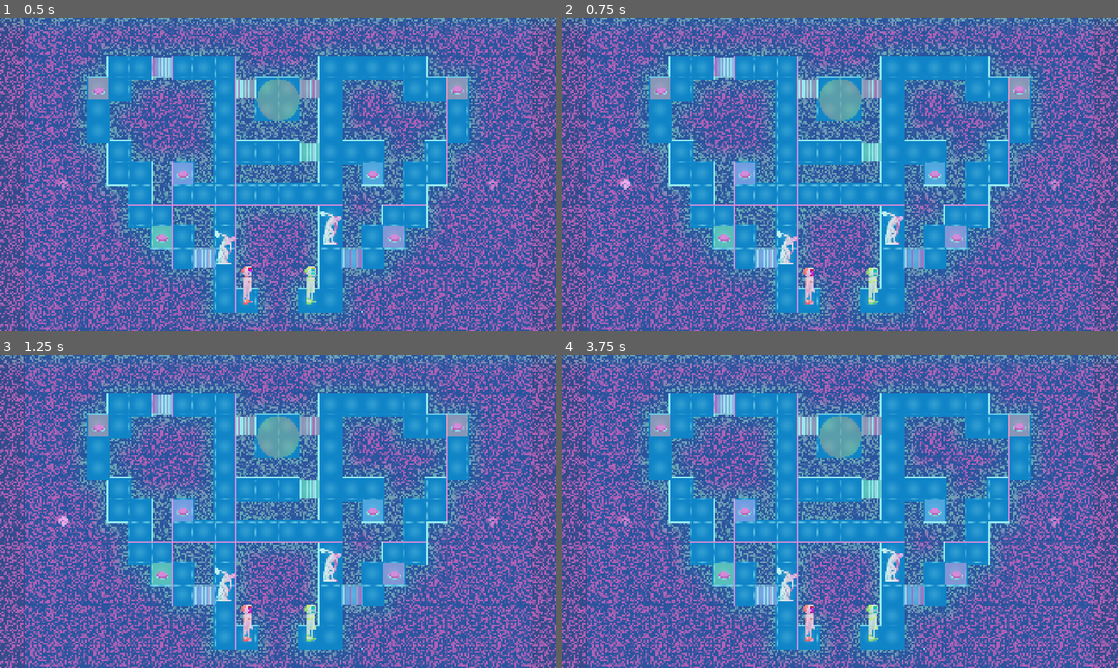
Above: before the commit, frames 1-4 (two rows, left to right).
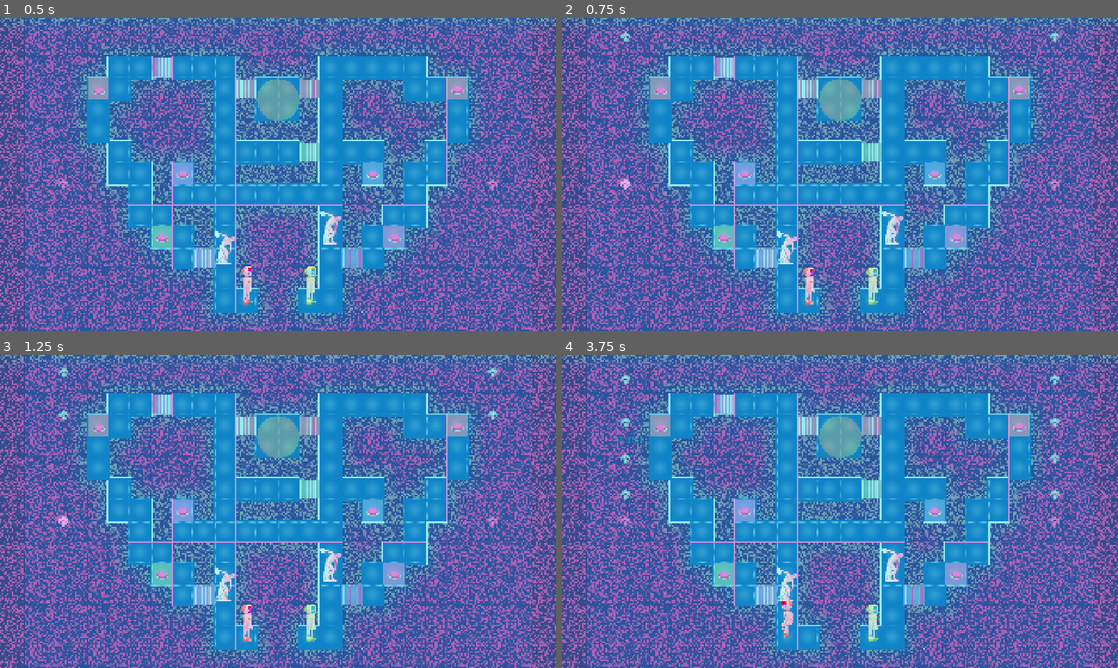
Above: after the commit, the same moments.

Repository: KoalMCasler/AGJG
Game: Godot game, scene res://Scenes/Level6.tscn
Two runs of this game, one before a commit and one after it. Both use one fixed random seed, a clock stepped at 60 frames per second and the inputs below. This scene is started directly instead of the project's main scene. Sound files missing from this copy of the repository are replaced by a short silence.
Inputs:
- Up to frame 1 (0.5 s): no input
- Up to frame 2 (0.75 s): hold D (P1right) from 0.53 s (still down); tap Down (P2down) at 0.6 s
- Up to frame 3 (1.25 s): keep holding D (P1right)
- Up to frame 4 (3.75 s): release D (P1right) at 1.28 s; hold S (P1down) 1.28-2.03 s; tap one key every 0.75 s from 1.35 s: Left (P2left) Right (P2right) Up (P2up) Down (P2down); hold D (P1right) 2.03-2.78 s; hold W (P1up) 2.78-3.53 s; hold A (P1left) from 3.53 s (still down)

Frame 1 is identical in both runs. In frame 2, less than 0.1% of the frame differs, in the area x 10-90%, y 4-8%; in frame 3, 0.1%; in frame 4, 0.7%, in the area x 9-90%, y 6-92%.
Error before the commit: Invalid access to property or key 'player1Input' on a base object of type 'Nil'. (res://Scripts/PlayerController.gd:67)

Commit message:
Update Level6.tscn

Diff:
--- a/agj-coop-game/Scenes/Level6.tscn
+++ b/agj-coop-game/Scenes/Level6.tscn
@@ -1,6 +1,6 @@
 [gd_scene format=4 uid="uid://hccef6tra2ct"]
 
-[ext_resource type="Script" uid="uid://pd23k6dwtqb2" path="res://Scripts/End.gd" id="1_sxy6w"]
+[ext_resource type="Script" uid="uid://b7mw7bssy0w8o" path="res://Scripts/Game.gd" id="1_sxy6w"]
 [ext_resource type="TileSet" uid="uid://b60c72cv08et2" path="res://visual_assets/tile_set_wall_floor.tres" id="2_d2hsu"]
 [ext_resource type="PackedScene" uid="uid://b2jn4kd2p6c1v" path="res://visual_assets/player-visual.tscn" id="3_sxy6w"]
 [ext_resource type="PackedScene" uid="uid://ccdaqjl36744o" path="res://Scenes/Conductor.tscn" id="4_qok1m"]
@@ -13,7 +13,7 @@
 [ext_resource type="PackedScene" uid="uid://drv7dvkrfp7li" path="res://Scenes/win_zone.tscn" id="11_sxy6w"]
 [ext_resource type="PackedScene" uid="uid://c2dmbawu8qxkm" path="res://Scenes/End.tscn" id="12_qok1m"]
 
-[node name="Level6" type="Control" unique_id=260818078]
+[node name="Level6" type="Control" unique_id=260818078 node_paths=PackedStringArray("player1Input", "player2Input", "player1", "player2", "p1BSpawn", "p2Bspawn")]
 layout_mode = 3
 anchors_preset = 15
 anchor_right = 1.0
@@ -24,6 +24,12 @@
 grow_horizontal = 2
 grow_vertical = 2
 script = ExtResource("1_sxy6w")
+player1Input = NodePath("P1BeatTracker")
+player2Input = NodePath("P2BeatTracker")
+player1 = NodePath("player1")
+player2 = NodePath("player2")
+p1BSpawn = NodePath("P1BeatSpawn")
+p2Bspawn = NodePath("P2BeatSpawn")
 
 [node name="MapLayers" type="Node2D" parent="." unique_id=1861791998]
 position = Vector2(-3, 0)
@@ -233,11 +239,10 @@
 position = Vector2(3, -1018)
 next_level = -1
 
-[node name="End" parent="." unique_id=1482473209 node_paths=PackedStringArray("winZone") instance=ExtResource("12_qok1m")]
+[node name="End" parent="." unique_id=1482473209 instance=ExtResource("12_qok1m")]
 visible = false
 z_index = 10
 layout_mode = 1
-winZone = NodePath("")
 
 [connection signal="beat" from="Conductor" to="." method="_on_Conductor_beat"]
 [connection signal="measure" from="Conductor" to="." method="_on_Conductor_measure"]
